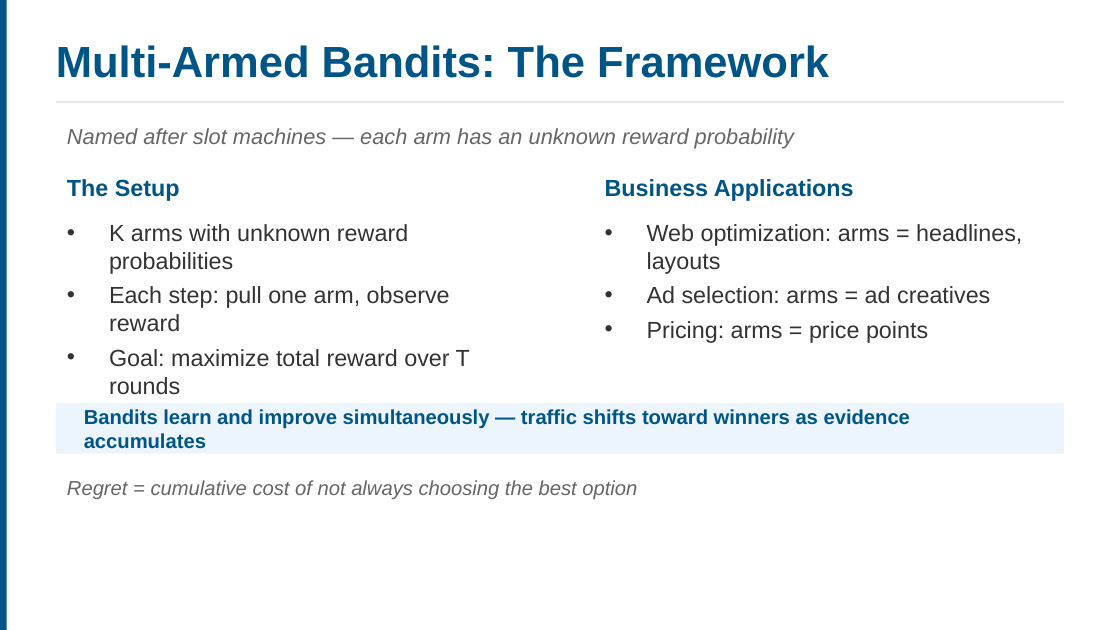
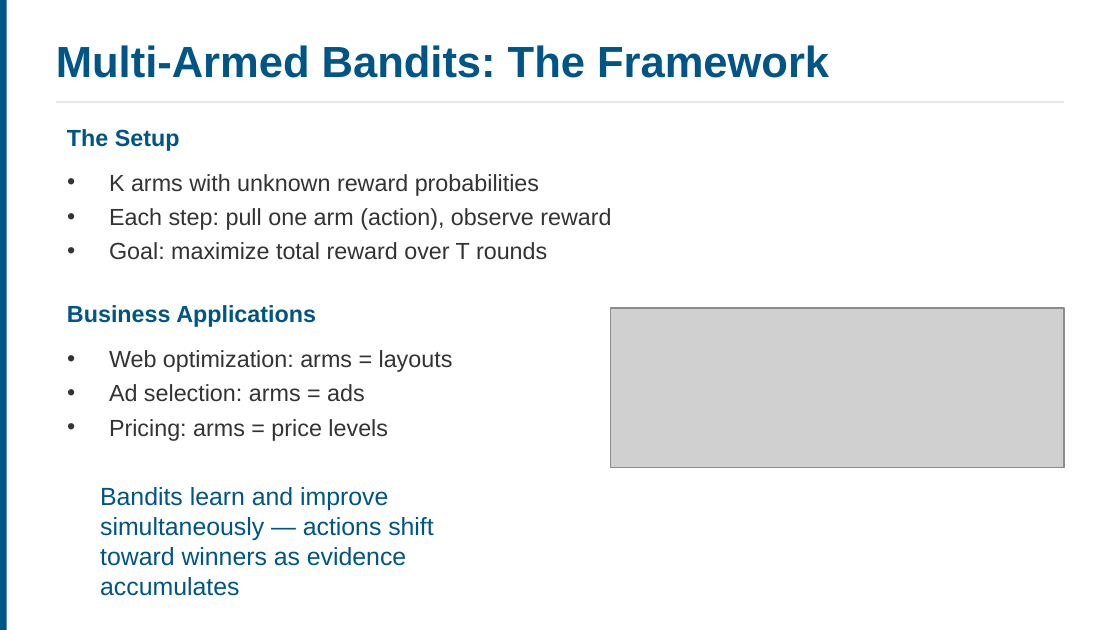
Before and after one commit to ucla-anderson-SSAI/SSAI, a slide deck: slide 5 of Slides/Week4.pptx (slide 6 before the commit). Drawn at 1120x630 pixels with LibreOffice and Linux fonts; fonts in the diff are those of the drawing; grey boxes stand for pictures. Boxes give left, top, right and bottom in pixels: in the first picture for what was removed or moved away, otherwise in the second. Text is boxed around its words. In the diff, an @@ line names an element or a change of style, - is before the commit and + after.

```diff
--- a/Slides/Week4.pptx
+++ b/Slides/Week4.pptx
@@ text "The Setup" moved from (x1=67, y1=179, x2=180, y2=201) to (x1=67, y1=129, x2=180, y2=151) @@
@@ text removed at (x1=67, y1=128, x2=794, y2=149) @@
-Named after slot machines — each arm has an unknown reward probability
@@ text "K arms with unknown reward ..." moved from (x1=109, y1=224, x2=470, y2=367) to (x1=109, y1=174, x2=611, y2=260) @@
@@ text at (x1=109, y1=208, x2=611, y2=230): text changed @@
-• Each step: pull one arm, observe reward
+• Each step: pull one arm (action), observe reward
@@ text "Business Applications" moved from (x1=605, y1=179, x2=854, y2=201) to (x1=67, y1=305, x2=316, y2=327) @@
@@ picture added at (x1=610, y1=308, x2=1064, y2=467) @@
@@ text at (x1=109, y1=350, x2=453, y2=441): text changed @@
-• Web optimization: arms = headlines, layouts
-• Ad selection: arms = ad creatives
-• Pricing: arms = price points
+• Web optimization: arms = layouts
+• Ad selection: arms = ads
+• Pricing: arms = price levels
@@ rectangle removed at (x1=56, y1=403, x2=1064, y2=454) @@
@@ text removed at (x1=67, y1=480, x2=637, y2=499) @@
-Regret = cumulative cost of not always choosing the best option
@@ text at (x1=100, y1=487, x2=433, y2=596): text changed; size 13 to 16 pt; bold off @@
-Bandits learn and improve simultaneously — traffic shifts toward winners as evidence accumulates
+Bandits learn and improve simultaneously — actions shift toward winners as evidence accumulates
```
Also in this commit, not shown: 16 other slides changed, 1 slide added, 11 slides removed, 19 other files.
